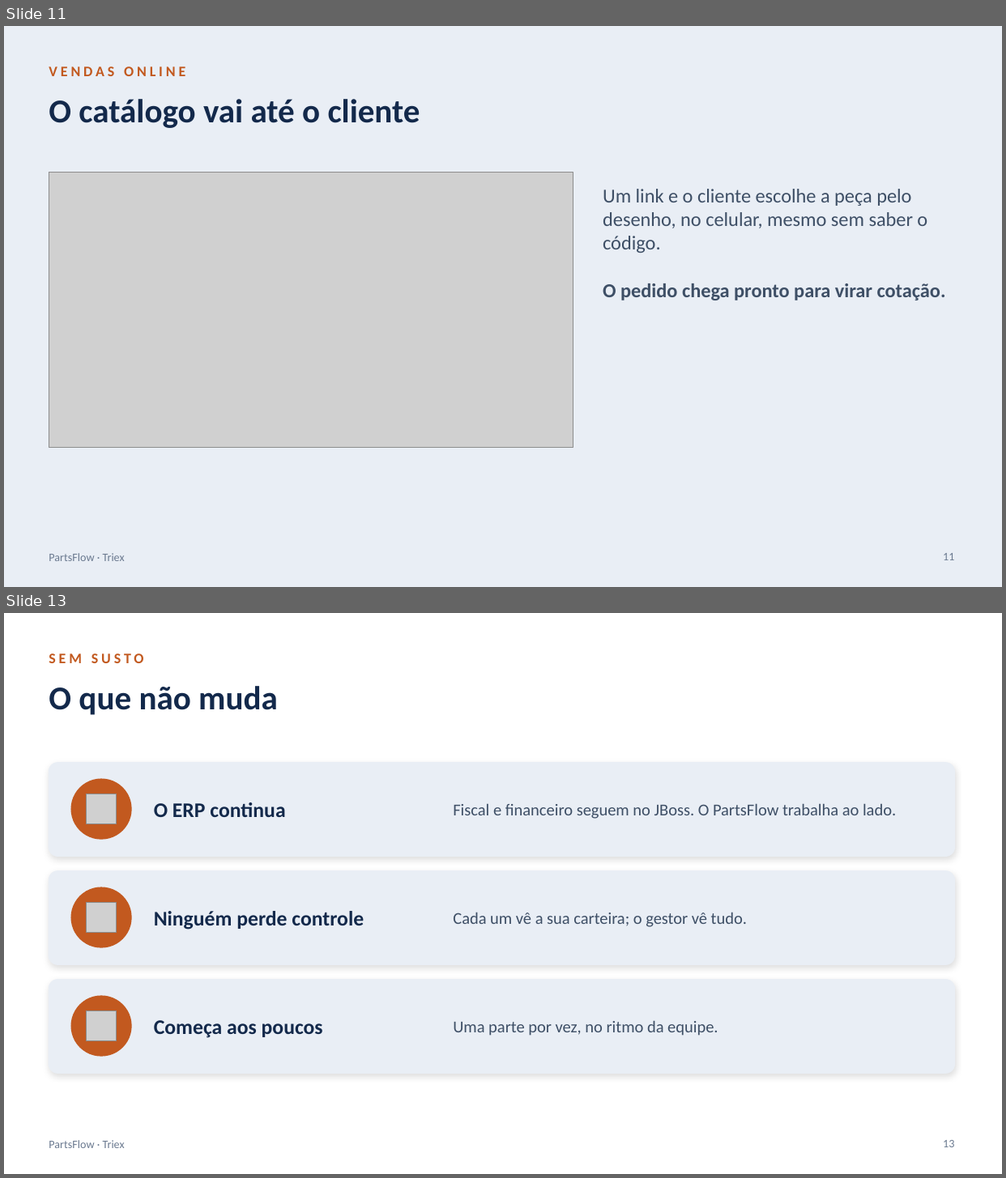
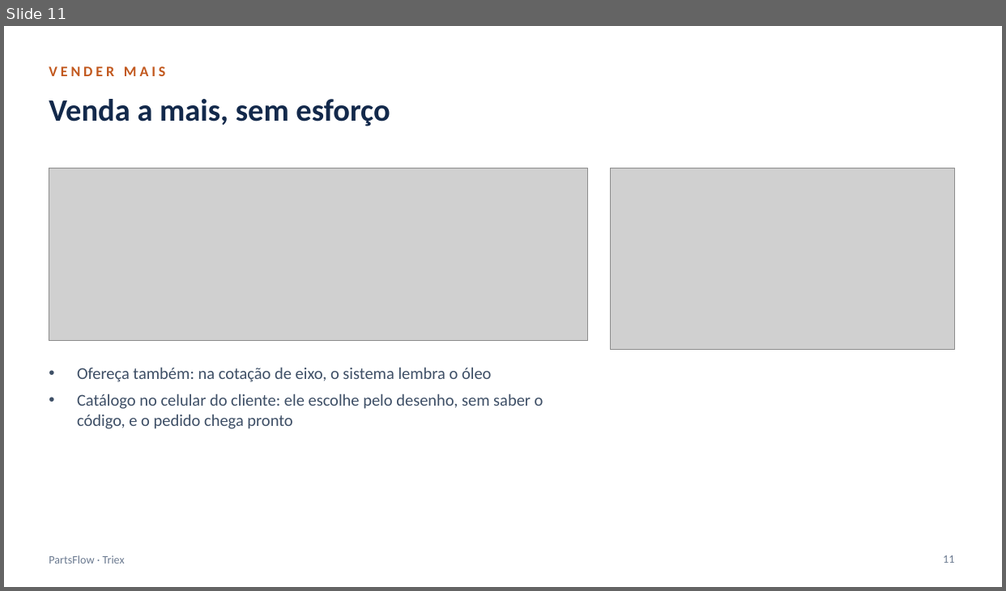
Before and after one commit to vitoregee-dotcom/dashV, a slide deck: docs/apresentacao/PartsFlow-apresentacao.pptx. Shown one above the other, each under a label of ours: slides 11 and 13 before the commit, slide 11 after it; the slides between them are not shown. The pictures are 1006x1178 and 1006x591 pixels, drawn with LibreOffice and Linux fonts; fonts in the diff are those of the drawing; grey boxes stand for pictures. Boxes give left, top, right and bottom in pixels: in the first picture for what was removed or moved away, otherwise in the second. Text is boxed around its words. In the diff, an @@ line names an element or a change of style, - is before the commit and + after.

```diff
--- a/docs/apresentacao/PartsFlow-apresentacao.pptx
+++ b/docs/apresentacao/PartsFlow-apresentacao.pptx
@@ slide 13 removed at box(4, 613, 1002, 1174), background #FFFFFF; not listed: 1 template element that a slide beside it also shows @@
@@ text removed at box(49, 653, 144, 663) @@
-SEM SUSTO
@@ title removed at box(49, 686, 278, 715) @@
-O que não muda
@@ rounded rectangle removed at box(49, 763, 955, 856) @@
@@ ellipse removed at box(71, 779, 131, 839) @@
@@ picture removed at box(87, 794, 117, 824) @@
@@ text removed at box(154, 803, 285, 817) @@
-O ERP continua
@@ text removed at box(453, 803, 896, 819) @@
-Fiscal e financeiro seguem no JBoss. O PartsFlow trabalha ao lado.
@@ rounded rectangle removed at box(49, 871, 955, 965) @@
@@ ellipse removed at box(71, 888, 131, 948) @@
@@ picture removed at box(87, 903, 117, 933) @@
@@ text removed at box(154, 911, 364, 930) @@
-Ninguém perde controle
@@ text removed at box(453, 912, 747, 927) @@
-Cada um vê a sua carteira; o gestor vê tudo.
@@ rounded rectangle removed at box(49, 980, 955, 1073) @@
@@ ellipse removed at box(71, 996, 131, 1056) @@
@@ picture removed at box(87, 1012, 117, 1041) @@
@@ text removed at box(154, 1020, 323, 1038) @@
-Começa aos poucos
@@ text removed at box(453, 1020, 718, 1036) @@
-Uma parte por vez, no ritmo da equipe.
@@ page number removed at box(943, 1140, 954, 1148) @@
-13
@@ slide 11 changed as well @@
@@ background #E9EEF5 to #FFFFFF @@
@@ text at box(49, 66, 165, 76): text changed @@
-VENDAS ONLINE
+VENDER MAIS
@@ title at box(49, 99, 390, 126): text changed; size 32 to 30 pt @@
-O catálogo vai até o cliente
+Venda a mais, sem esforço
@@ picture: place and size @@
-picture at box(49, 172, 573, 447)
+picture at box(49, 169, 588, 341)
@@ picture added at box(611, 169, 955, 349) @@
@@ text at box(77, 367, 543, 429): text changed; size 19 to 16 pt @@
-Um link e o cliente escolhe a peça pelo desenho, no celular, mesmo sem saber o código.
-O pedido chega pronto para virar cotação.
+• Ofereça também: na cotação de eixo, o sistema lembra o óleo
+• Catálogo no celular do cliente: ele escolhe pelo desenho, sem saber o código, e o pedido chega pronto
```
Also in this commit, not shown: 1 other slide changed, 12 slides added, 13 other slides removed, 6 other files.
